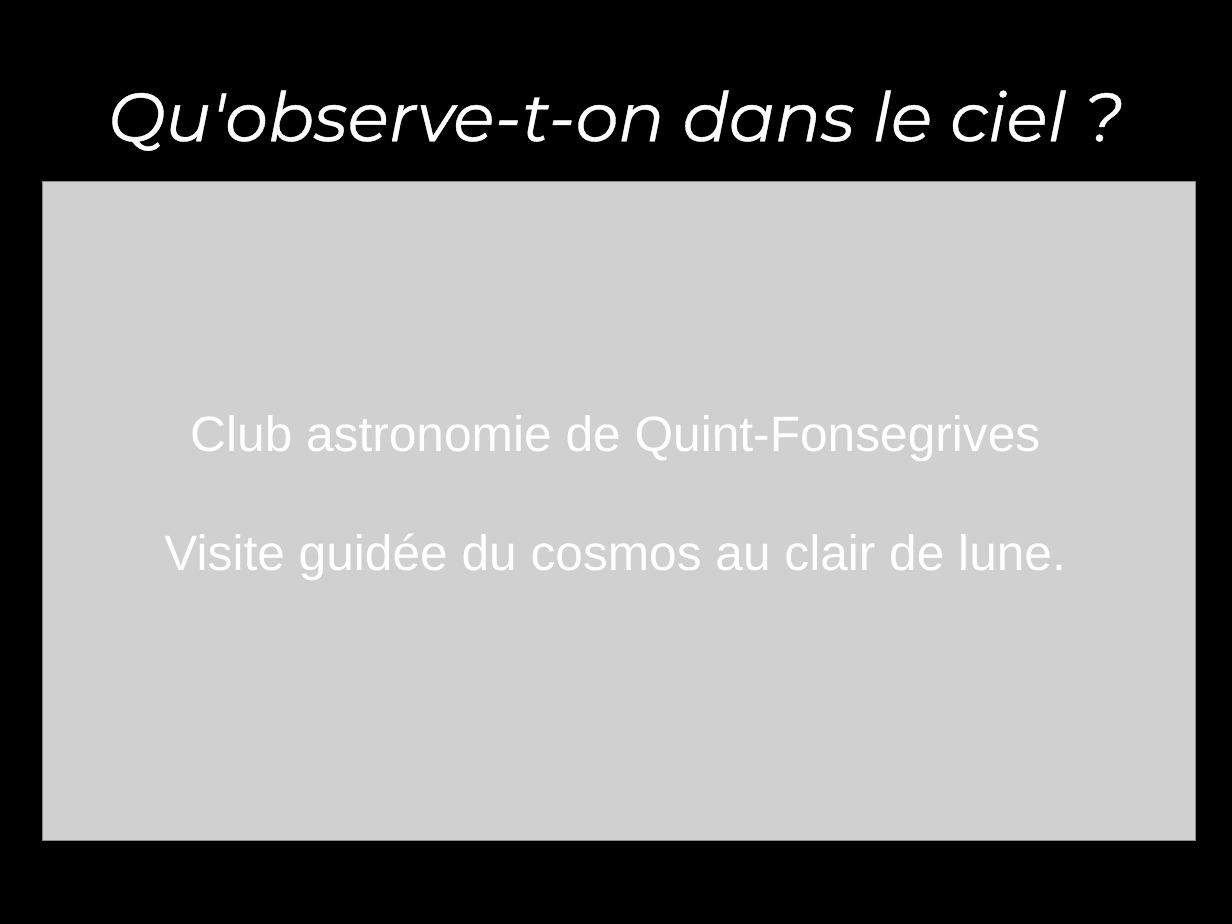
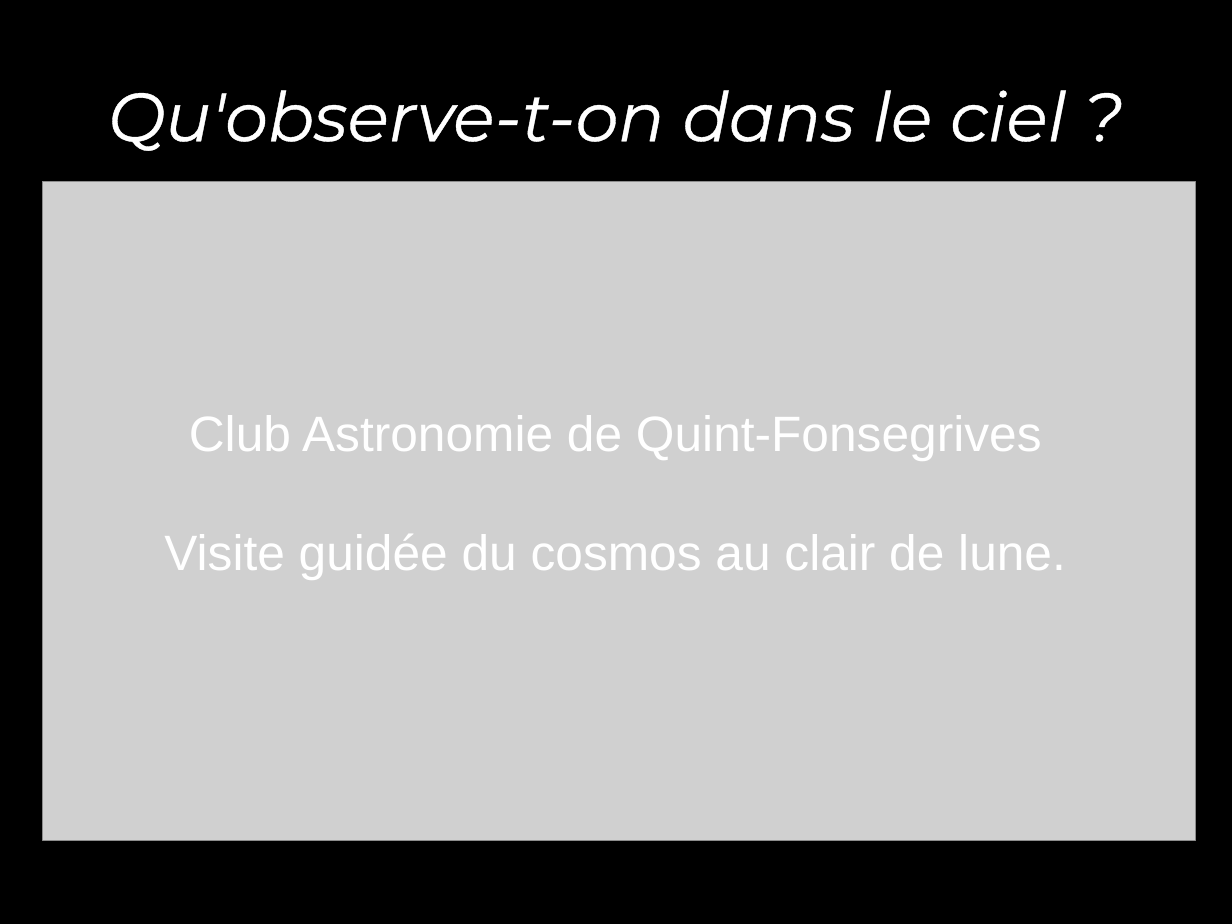
Before and after one commit to jcarnu/qf-astro, a slide deck: slide 1 of Ressources/Presentations/Qu_observe-t-on_dans_l_espace.odp. Drawn at 1232x924 pixels with LibreOffice and Linux fonts; fonts in the diff are those of the drawing; grey boxes stand for pictures; background and template pictures are left out. Boxes give left, top, right and bottom in pixels: in the first picture for what was removed or moved away, otherwise in the second. Text is boxed around its words. In the diff, an @@ line names an element or a change of style, - is before the commit and + after.

Commit message:
Corrections suite à la relecture de Sonia

```diff
--- a/Ressources/Presentations/Qu_observe-t-on_dans_l_espace.odp
+++ b/Ressources/Presentations/Qu_observe-t-on_dans_l_espace.odp
@@ subtitle at (189,415,1042,461): text changed @@
-Club astronomie de Quint-Fonsegrives
+Club Astronomie de Quint-Fonsegrives
```
